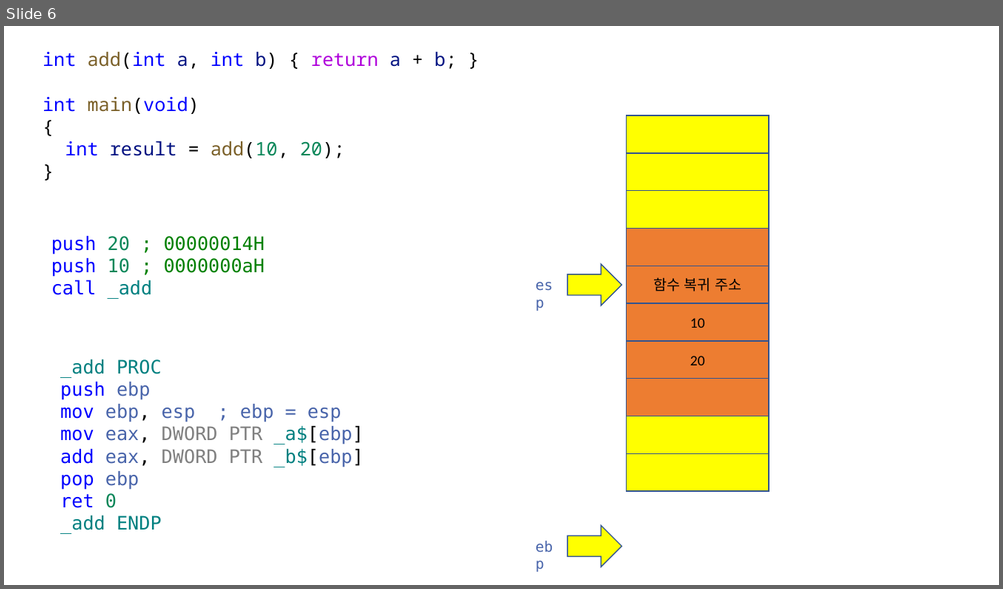
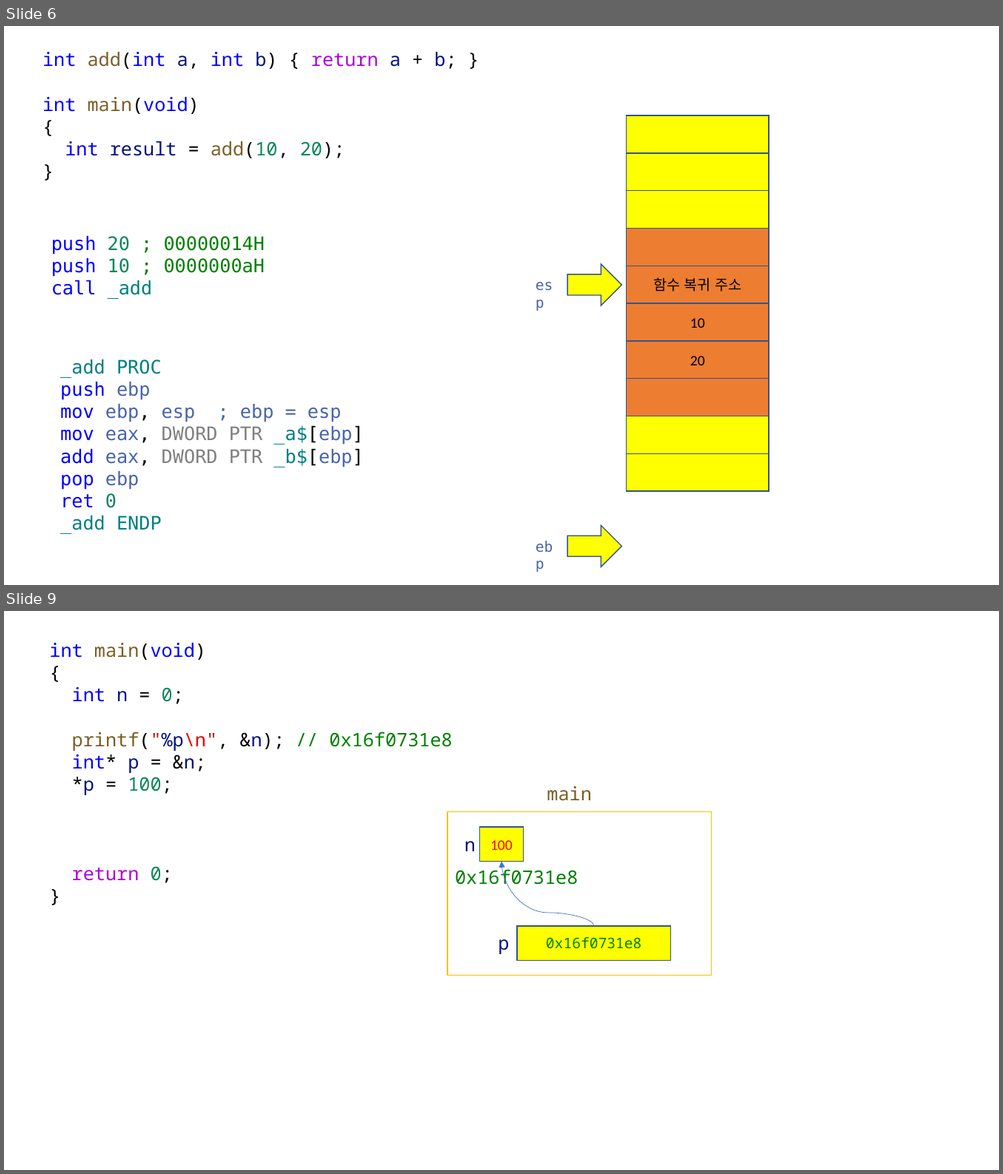
Before and after one commit to yoondev-classroom/hyundai_220510, a slide deck: 220510.pptx. Shown one above the other, each under a label of ours: slide 6 before the commit, slides 6 and 9 after it; the slides between them are not shown. The pictures are 1003x589 and 1003x1174 pixels, drawn with LibreOffice and Linux fonts; fonts in the diff are those of the drawing. Boxes give left, top, right and bottom in pixels: in the first picture for what was removed or moved away, otherwise in the second. Text is boxed around its words. In the diff, an @@ line names an element or a change of style, - is before the commit and + after.

```diff
--- a/220510.pptx
+++ b/220510.pptx
@@ slide 9 added at [4, 611, 999, 1170], background #FFFFFF @@
@@ text added at [49, 643, 452, 883], 18 pt, text #000000 @@
+int main(void)
+{
+int n = 0;
+printf("%p\n", &n); // 0x16f0731e8
+int* p = &n;
+*p = 100;
+return 0;
+}
@@ text added at [546, 786, 591, 801], 18 pt, text #795E26 @@
+main
@@ rectangle added at [447, 812, 711, 976], fill #FFFFFF, outline #FFC000 1 pt @@
@@ rectangle added at [479, 827, 523, 862], fill #FFFF00, outline #325491 1 pt, 14 pt, text #FF0000 @@
+100
@@ text added at [464, 841, 475, 851], 18 pt, text #001080 @@
+n
@@ text added at [455, 867, 578, 889], 18 pt, text #008000 @@
+0x16f0731e8
@@ curved arrow added from (595, 926) to (502, 862), #4472C4 0.5 pt @@
@@ text added at [498, 940, 509, 954], 18 pt, text #001080 @@
+p
@@ rectangle added at [517, 926, 670, 961], fill #FFFF00, outline #325491 1 pt, 14 pt, text #008000 @@
+0x16f0731e8
```
Also in this commit, not shown: 3 other slides added, 1 other file.
